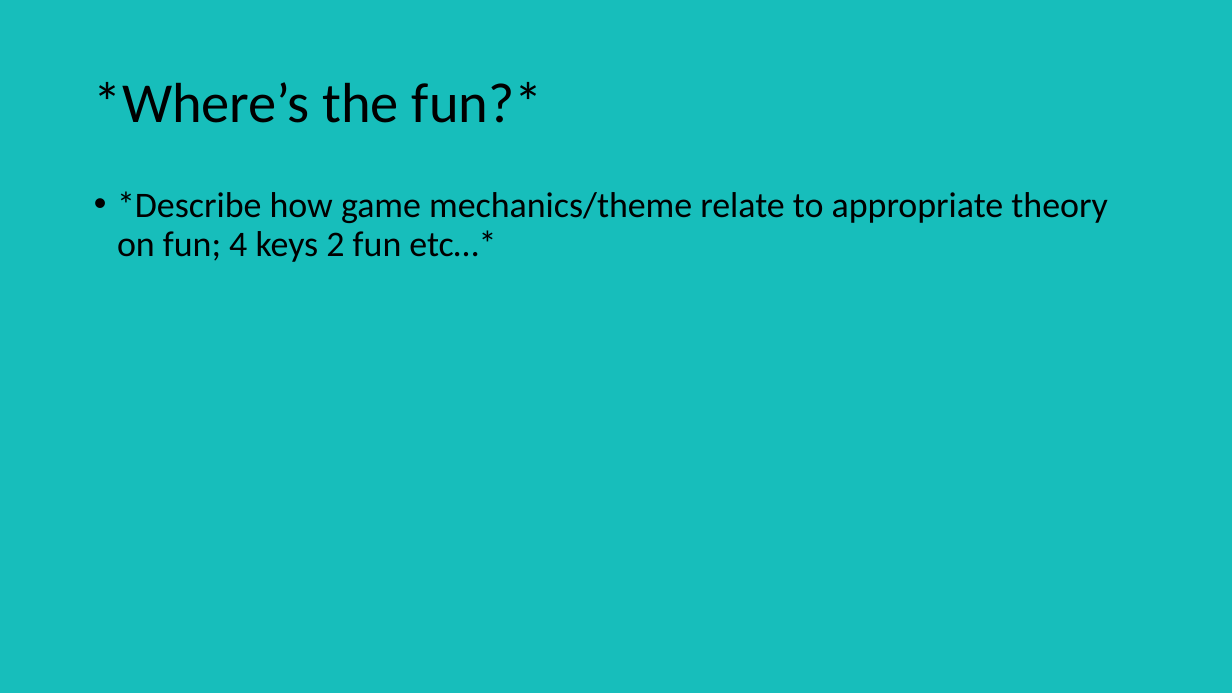
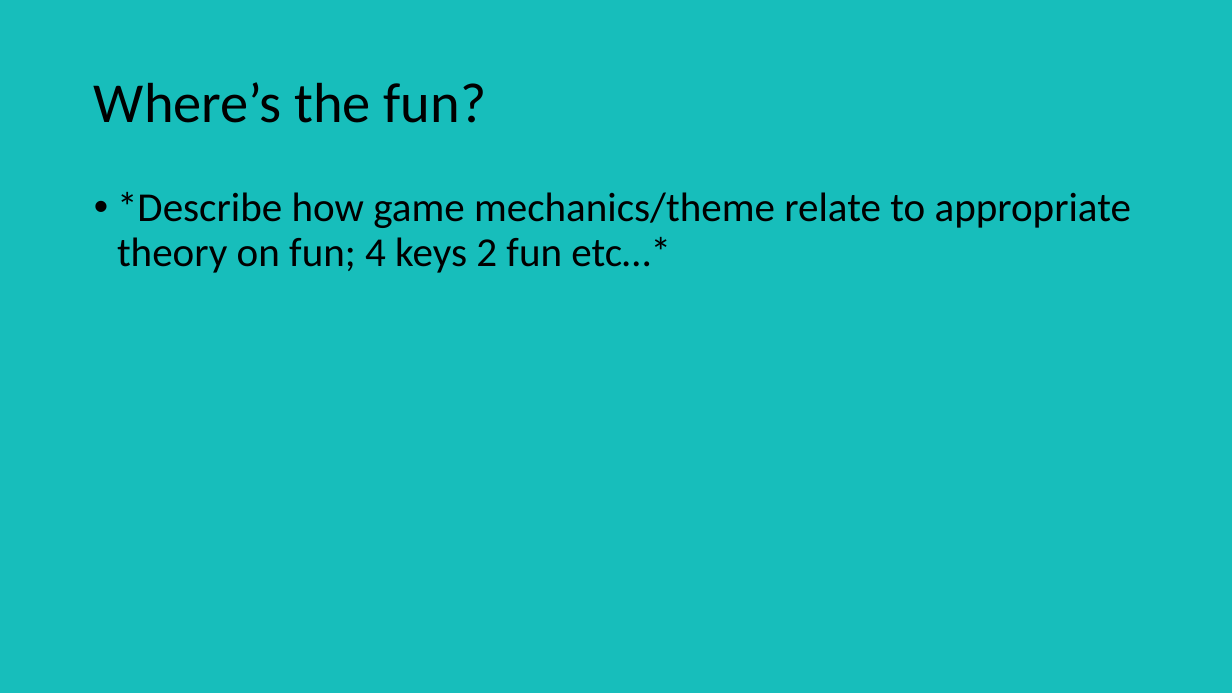
Before and after one commit to UoSGroupProjects1718/mgp-mgp-group-6, a slide deck: slide 9 of Pitch Presentations/Second Pitch Template.pptx (slide 8 before the commit). Drawn at 1232x693 pixels with LibreOffice and Linux fonts; fonts in the diff are those of the drawing. Boxes give left, top, right and bottom in pixels: in the first picture for what was removed or moved away, otherwise in the second. Text is boxed around its words. In the diff, an @@ line names an element or a change of style, - is before the commit and + after.

Commit message:
Uploaded Revised Presentation PowerPoint
Also uploaded appropriate stock images (edited and otherwise) for potential later use.

```diff
--- a/Pitch Presentations/Second Pitch Template.pptx
+++ b/Pitch Presentations/Second Pitch Template.pptx
@@ title at [94,82,487,123]: text changed @@
-*Where’s the fun?*
+Where’s the fun?
@@ text "*Describe how game mechanics/theme relate ..." at [117,192,1131,273]: size 28 to 32 pt @@
```
Also in this commit, not shown: 7 other slides changed, 4 slides added, 1 slide removed, 8 other files.
